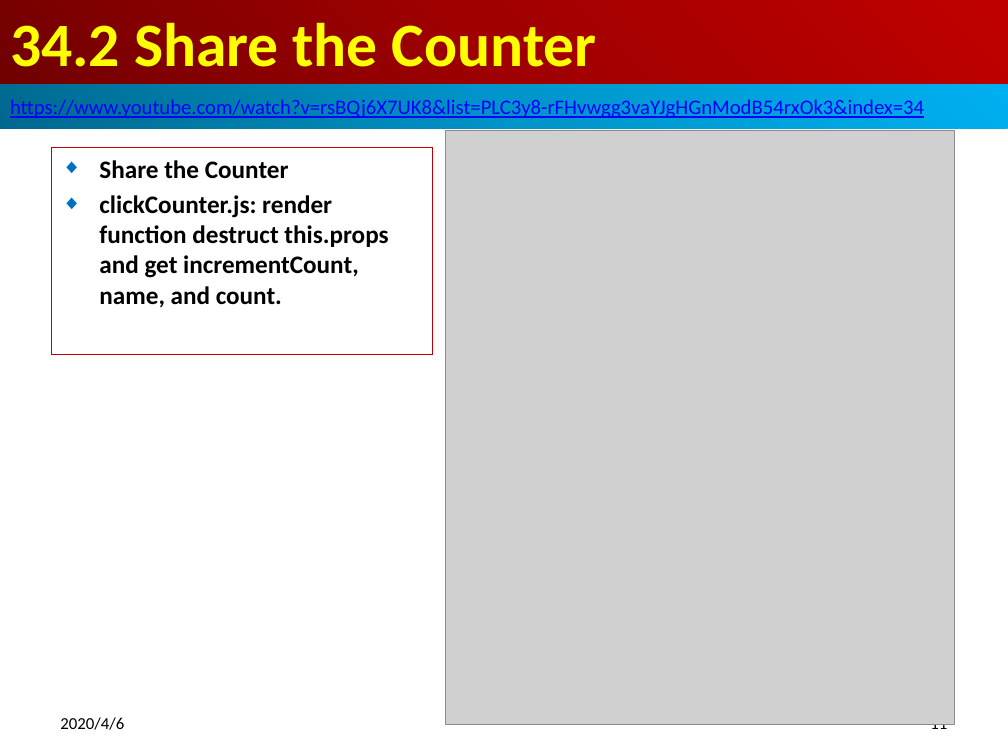
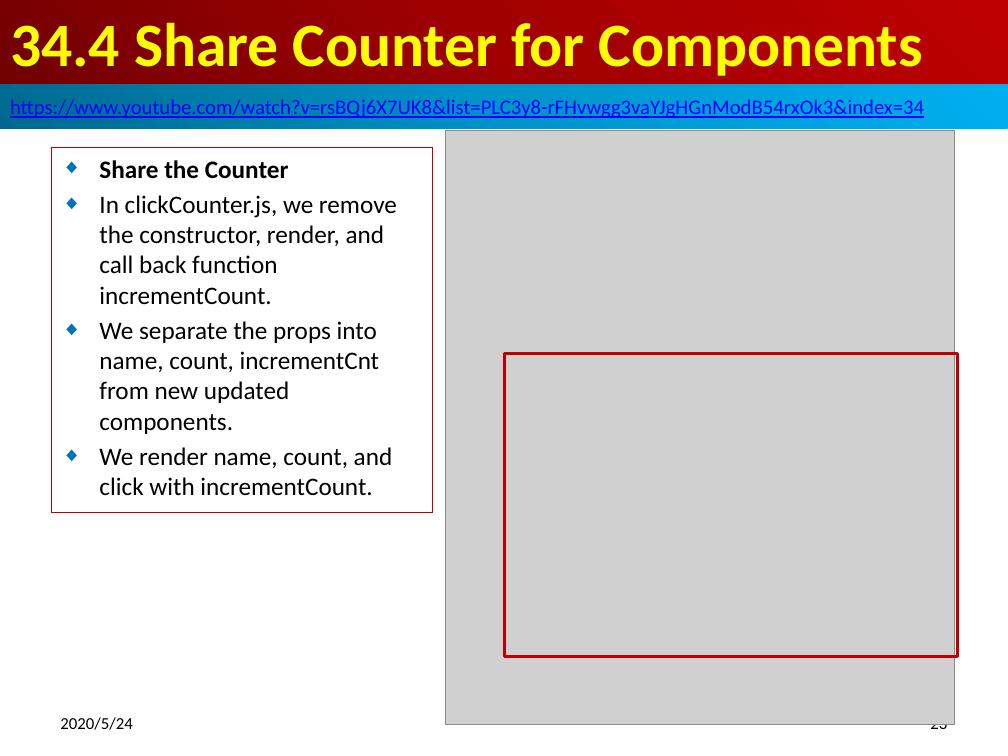
Before and after one commit to peterhchen/800-React-Hook, a slide deck: slide 23 of 34_HOC2.pptx (slide 11 before the commit). Drawn at 1008x756 pixels with LibreOffice and Linux fonts; fonts in the diff are those of the drawing; grey boxes stand for pictures. Boxes give left, top, right and bottom in pixels: in the first picture for what was removed or moved away, otherwise in the second. Text is boxed around its words. In the diff, an @@ line names an element or a change of style, - is before the commit and + after.

```diff
--- a/34_HOC2.pptx
+++ b/34_HOC2.pptx
@@ title at bbox=[10, 22, 923, 76]: text changed @@
-34.2 Share the Counter
+34.4 Share Counter for Components
@@ subtitle "Share the Counter": place and size @@
-subtitle "Share the Counter" at bbox=[51, 148, 432, 355]
+subtitle "Share the Counter" at bbox=[51, 148, 432, 513]
@@ subtitle at bbox=[99, 195, 397, 495]: text changed; bold off @@
-◆ clickCounter.js: render function destruct this.props and get incrementCount, name, and count.
+◆ In clickCounter.js, we remove the constructor, render, and call back function incrementCount.
+◆ We separate the props into name, count, incrementCnt from new updated components.
+◆ We render name, count, and click with incrementCount.
@@ rectangle added at bbox=[505, 354, 958, 657], outline #C00000 2 pt @@
@@ text at bbox=[60, 717, 132, 730]: text changed @@
-2020/4/6
+2020/5/24
@@ page number at bbox=[930, 724, 947, 734]: text changed @@
-11
+23
```
Also in this commit, not shown: 18 other slides changed, 15 slides added.
